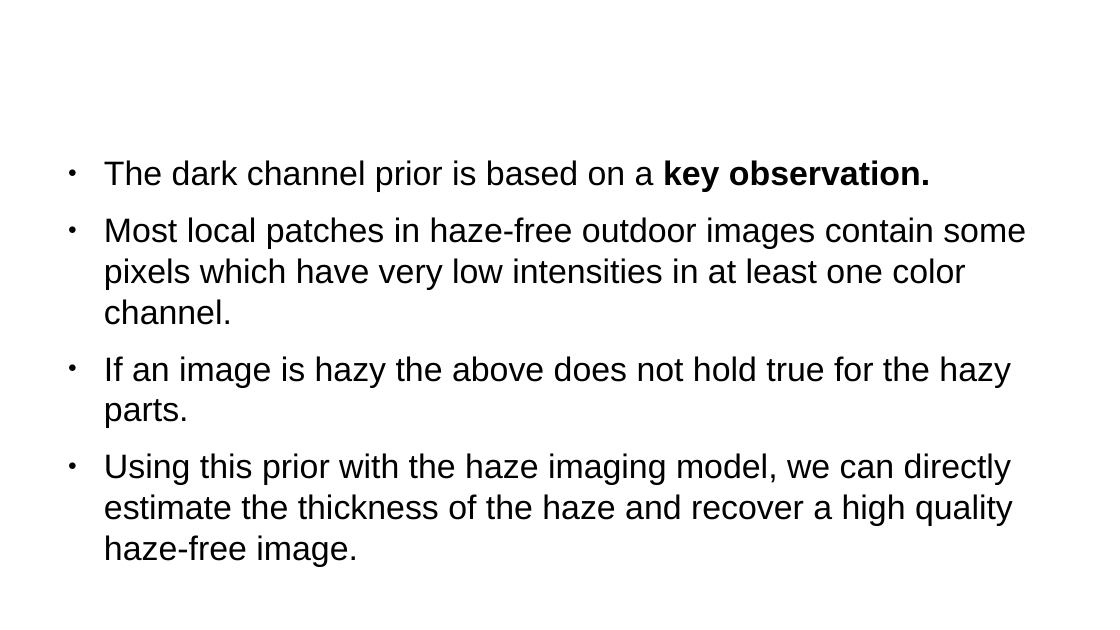
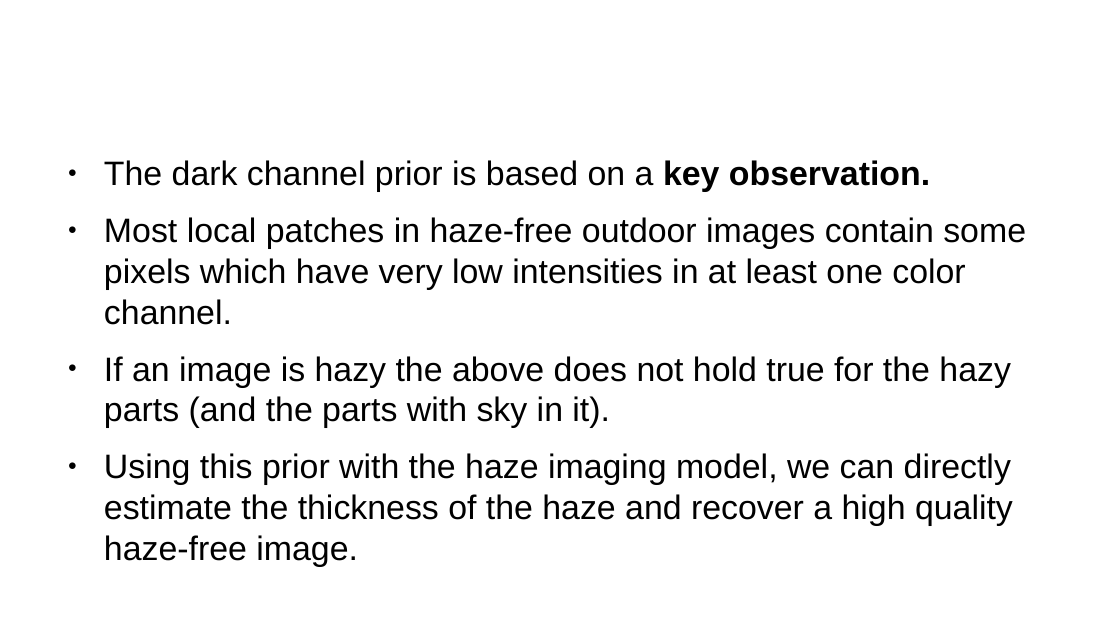
Before and after one commit to divy-kala/Single-Image-Haze-Removal-Using-Dark-Channel-Prior, a slide deck: slide 2 of singleimage.odp. Drawn at 1120x630 pixels with LibreOffice and Linux fonts; fonts in the diff are those of the drawing; background and template pictures are left out. Boxes give left, top, right and bottom in pixels: in the first picture for what was removed or moved away, otherwise in the second. Text is boxed around its words. In the diff, an @@ line names an element or a change of style, - is before the commit and + after.

```diff
--- a/singleimage.odp
+++ b/singleimage.odp
@@ text at (104, 356, 1011, 428): text changed @@
-● If an image is hazy the above does not hold true for the hazy parts.
+● If an image is hazy the above does not hold true for the hazy parts (and the parts with sky in it).
```
Also in this commit, not shown: 1 other slide changed, 5 other files.
